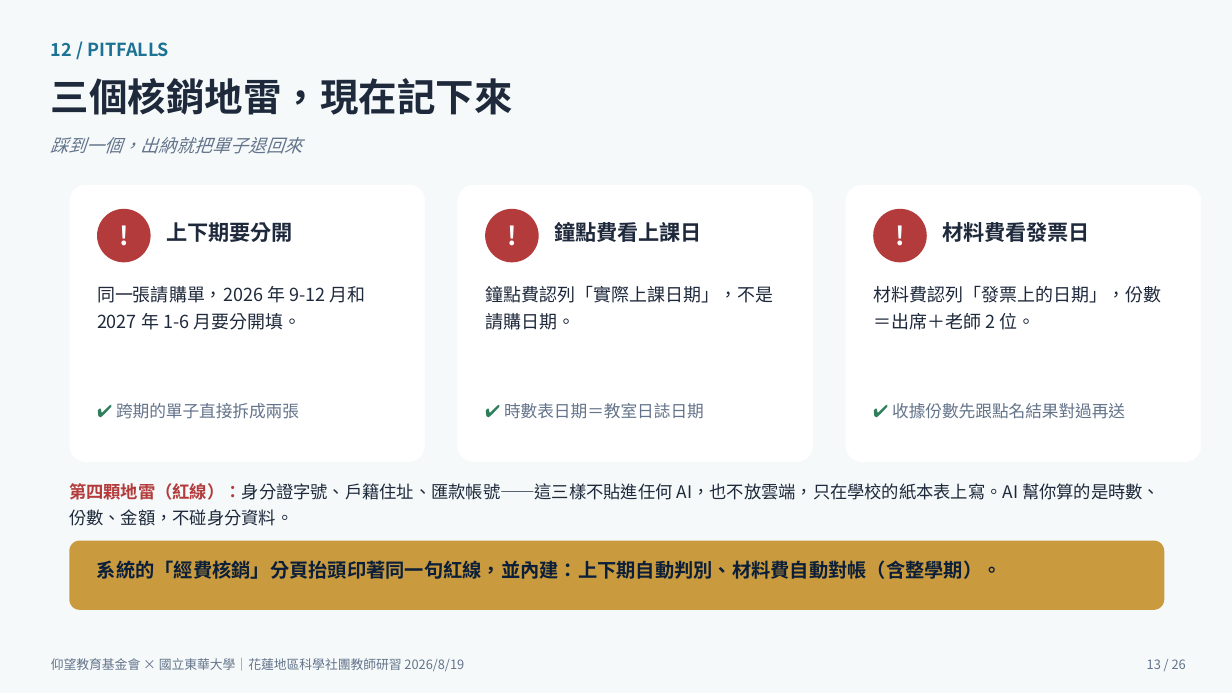
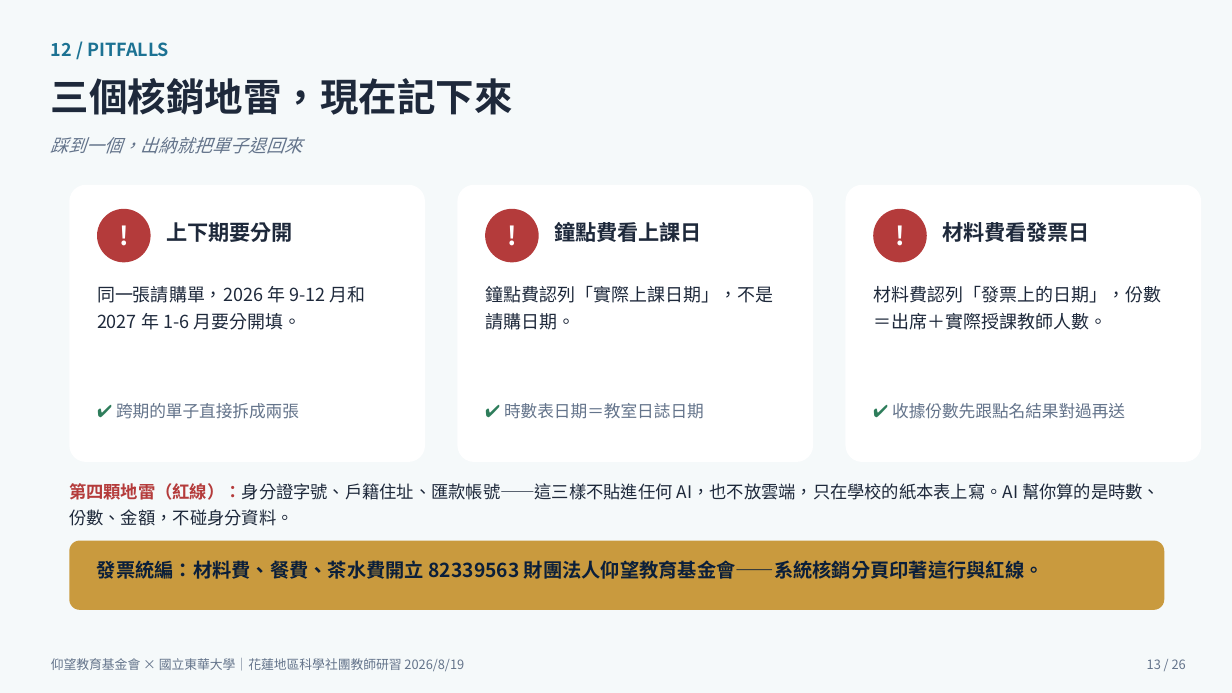
Before and after one commit to cwstedctw/sci-club-toolkit, a slide deck: slide 13 of part2-豐兆/20260819仰望研習主講_從零打造社團管理系統_游豐兆.pptx. Drawn at 1232x693 pixels with LibreOffice and Linux fonts; fonts in the diff are those of the drawing. Boxes give left, top, right and bottom in pixels: in the first picture for what was removed or moved away, otherwise in the second. Text is boxed around its words. In the diff, an @@ line names an element or a change of style, - is before the commit and + after.

```diff
--- a/part2-豐兆/20260819仰望研習主講_從零打造社團管理系統_游豐兆.pptx
+++ b/part2-豐兆/20260819仰望研習主講_從零打造社團管理系統_游豐兆.pptx
@@ text at (x1=873, y1=285, x2=1161, y2=330): text changed @@
-材料費認列「發票上的日期」，份數＝出席＋老師 2 位。
+材料費認列「發票上的日期」，份數＝出席＋實際授課教師人數。
@@ text at (x1=97, y1=560, x2=1044, y2=579): text changed @@
-系統的「經費核銷」分頁抬頭印著同一句紅線，並內建：上下期自動判別、材料費自動對帳（含整學期）。
+發票統編：材料費、餐費、茶水費開立 82339563 財團法人仰望教育基金會——系統核銷分頁印著這行與紅線。
```
Also in this commit, not shown: 4 other slides changed, 2 other files.
